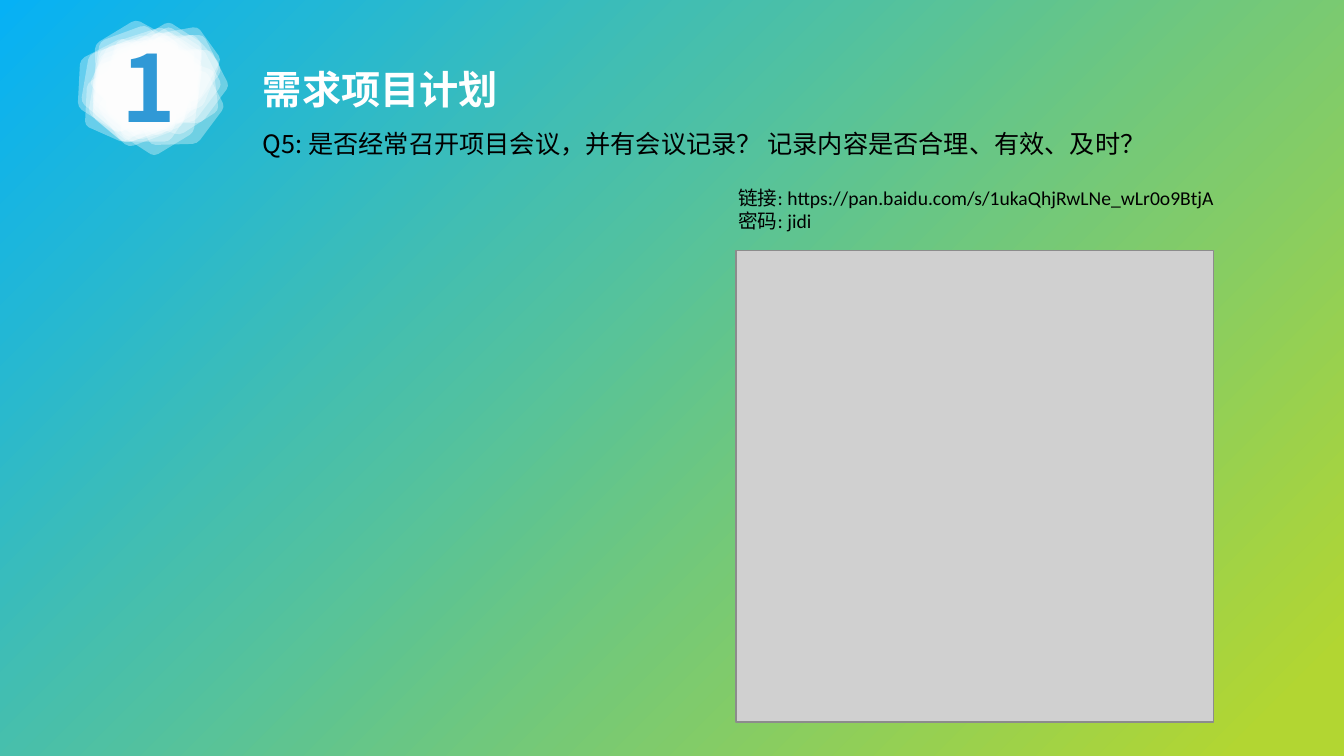
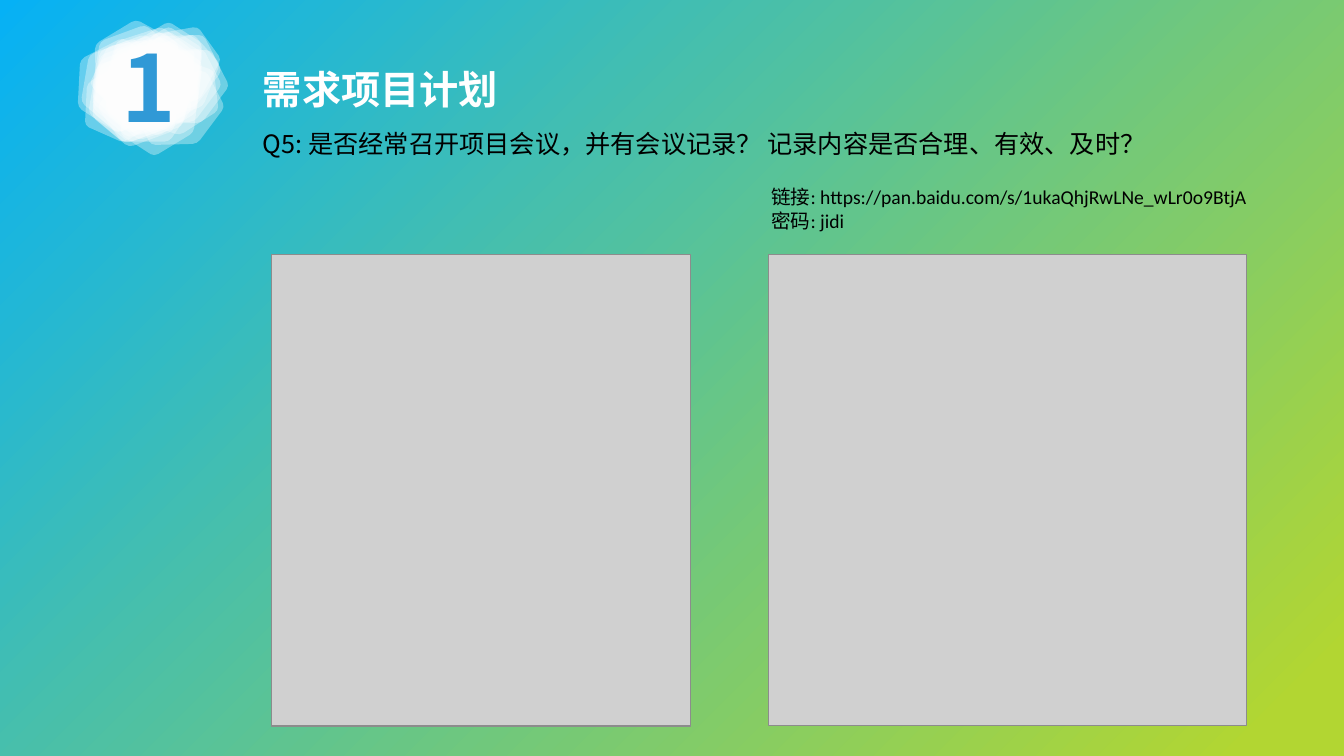
Before and after one commit to avgstuBoboge/SRA2021-document, a slide deck: slide 7 of PPT/SRA2021-G03-项目收尾答辩.pptx. Drawn at 1344x756 pixels with LibreOffice and Linux fonts; fonts in the diff are those of the drawing; grey boxes stand for pictures. Boxes give left, top, right and bottom in pixels: in the first picture for what was removed or moved away, otherwise in the second. Text is boxed around its words. In the diff, an @@ line names an element or a change of style, - is before the commit and + after.

Commit message:
Create 个人总结 & update ppt

```diff
--- a/PPT/SRA2021-G03-项目收尾答辩.pptx
+++ b/PPT/SRA2021-G03-项目收尾答辩.pptx
@@ text "链接: https://pan.baidu.com/s/1ukaQhjRwLNe_wLr0o9BtjA": place and size @@
-text "链接: https://pan.baidu.com/s/1ukaQhjRwLNe_wLr0o9BtjA" at <box>738,188,1213,232</box>
+text "链接: https://pan.baidu.com/s/1ukaQhjRwLNe_wLr0o9BtjA" at <box>771,187,1246,232</box>
@@ picture added at <box>271,254,691,726</box> @@
@@ picture: place and size @@
-picture at <box>736,250,1214,722</box>
+picture at <box>769,254,1247,726</box>
```
Also in this commit, not shown: 4 other files.
